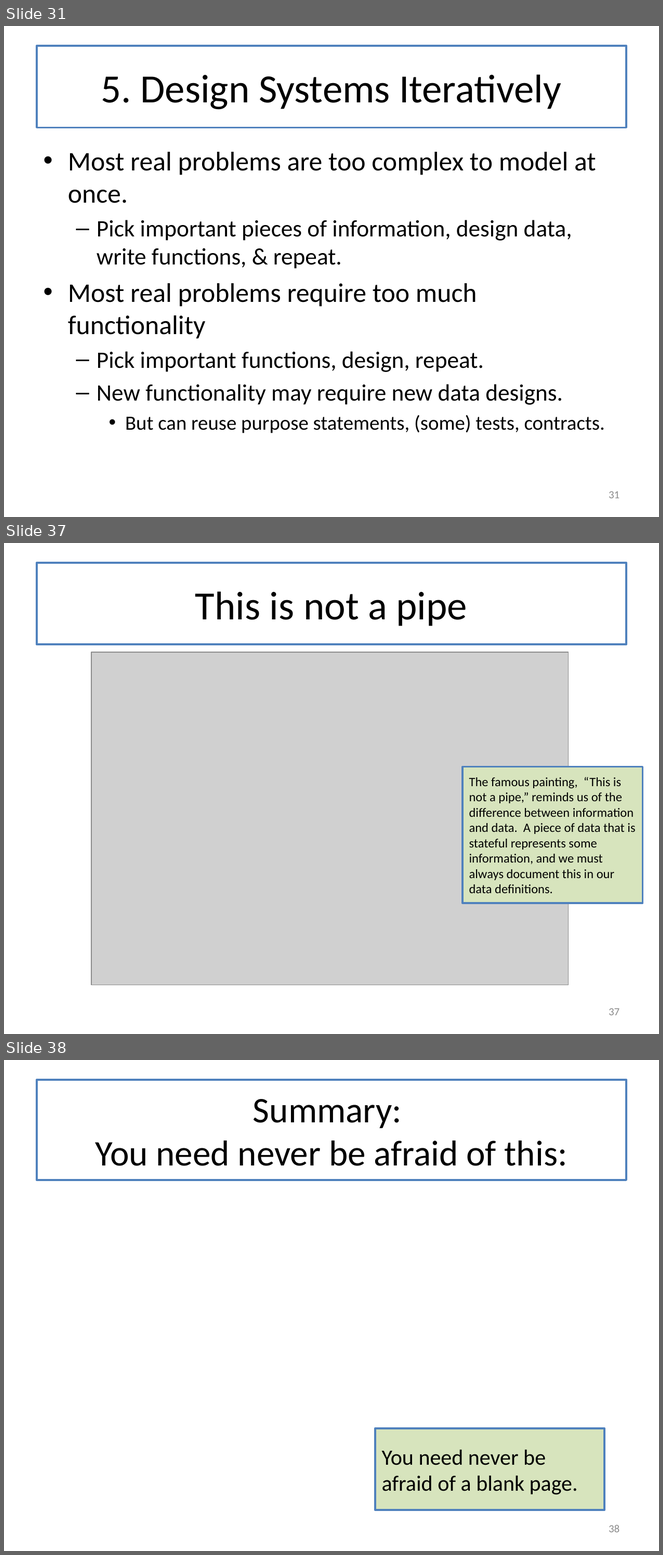
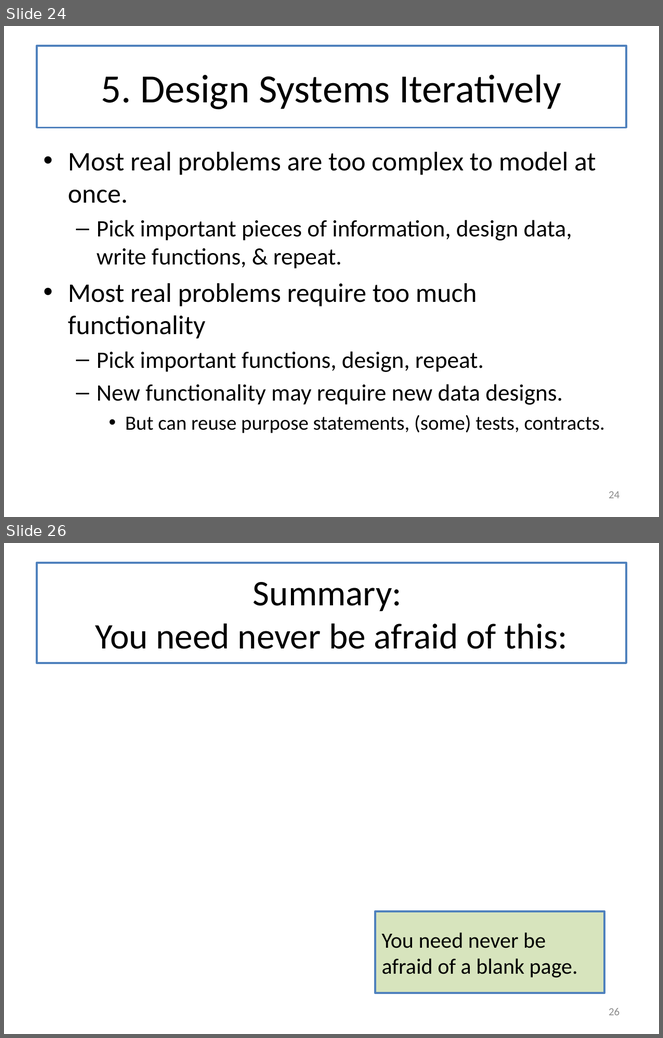
Before and after one commit to mwand/cs5010f16, a slide deck: Slides/Lesson 12.1 The Last Lecture.pptx. Shown one above the other, each under a label of ours: slides 31, 37 and 38 before the commit, slides 24 and 26 after it; the slides between them are not shown. The pictures are 663x1555 and 663x1038 pixels, drawn with LibreOffice and Linux fonts; fonts in the diff are those of the drawing; grey boxes stand for pictures. Boxes give left, top, right and bottom in pixels: in the first picture for what was removed or moved away, otherwise in the second. Text is boxed around its words. In the diff, an @@ line names an element or a change of style, - is before the commit and + after.

```diff
--- a/Slides/Lesson 12.1 The Last Lecture.pptx
+++ b/Slides/Lesson 12.1 The Last Lecture.pptx
@@ slide 37 removed at [4, 543, 659, 1034], background #FFFFFF @@
@@ title removed at [37, 563, 626, 644] @@
-This is not a pipe
@@ picture removed at [91, 652, 568, 985] @@
@@ rectangle removed at [463, 767, 643, 903] @@
-The famous painting, “This is not a pipe,” reminds us of the difference between information and data. A piece of data that is stateful represents some information, and we must always document this in our data definitions.
@@ page number removed at [609, 1008, 620, 1016] @@
-37
@@ what was slide 31 is now slide 24 @@
@@ page number at [609, 491, 620, 499]: text changed @@
-31
+24
@@ what was slide 38 is now slide 26 @@
@@ page number at [609, 1008, 620, 1016]: text changed @@
-38
+26
```
Also in this commit, not shown: 10 slides changed, 11 other slides removed, 2 other files.
